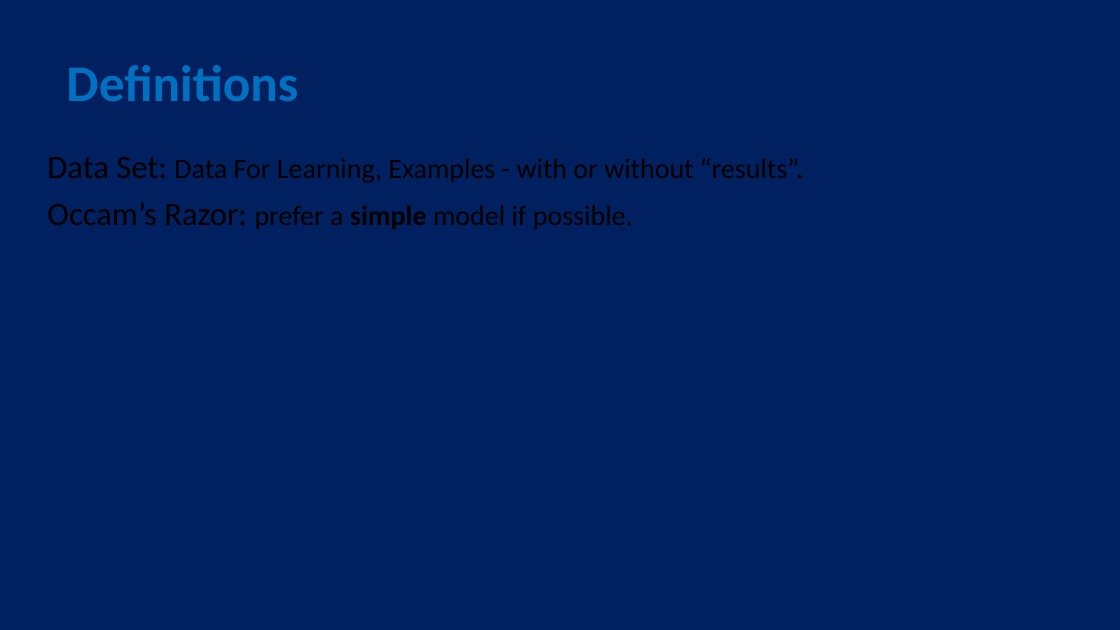
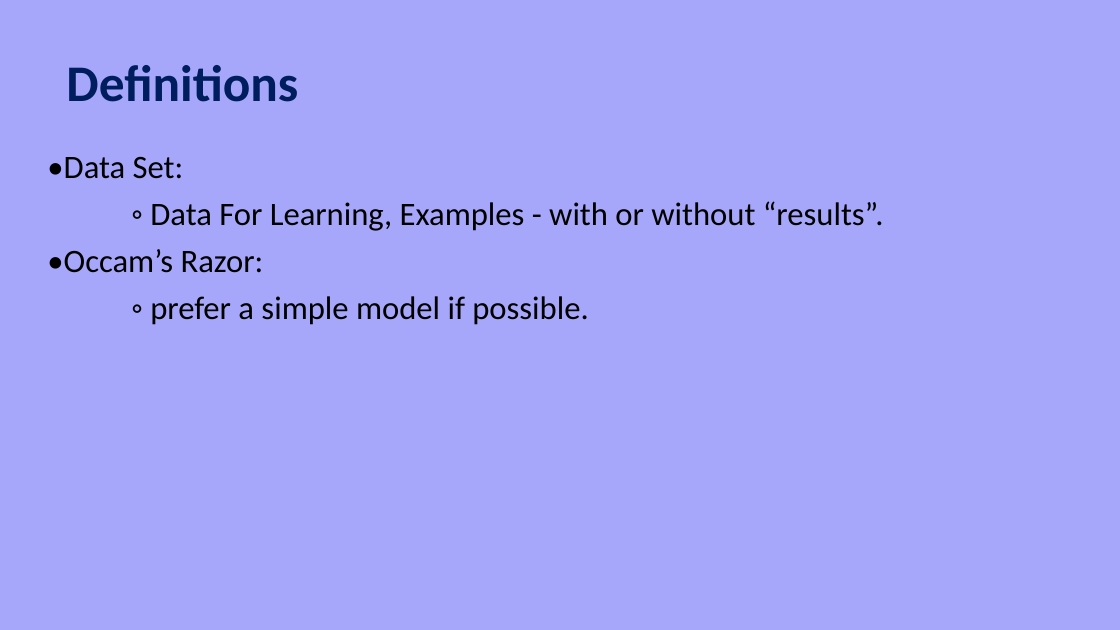
Before and after one commit to moran-abitbul/PreFix, a slide deck: slide 4 of server/uploads/updated-test.pptx. Drawn at 1120x630 pixels with LibreOffice and Linux fonts; fonts in the diff are those of the drawing. Boxes give left, top, right and bottom in pixels: in the first picture for what was removed or moved away, otherwise in the second. Text is boxed around its words. In the diff, an @@ line names an element or a change of style, - is before the commit and + after.

```diff
--- a/server/uploads/updated-test.pptx
+++ b/server/uploads/updated-test.pptx
@@ background #002060 to #A6A7FA @@
@@ title "Definitions" at bbox=[66, 65, 298, 102]: text colour #0070C0 to #001D5E @@
@@ text added at bbox=[47, 156, 884, 325], 28 pt, text #000000 @@
+•Data Set:
+◦ Data For Learning, Examples - with or without “results”.
+•Occam’s Razor:
+◦ prefer a simple model if possible.
```
Also in this commit, not shown: 3 other slides changed, 6 other files.
